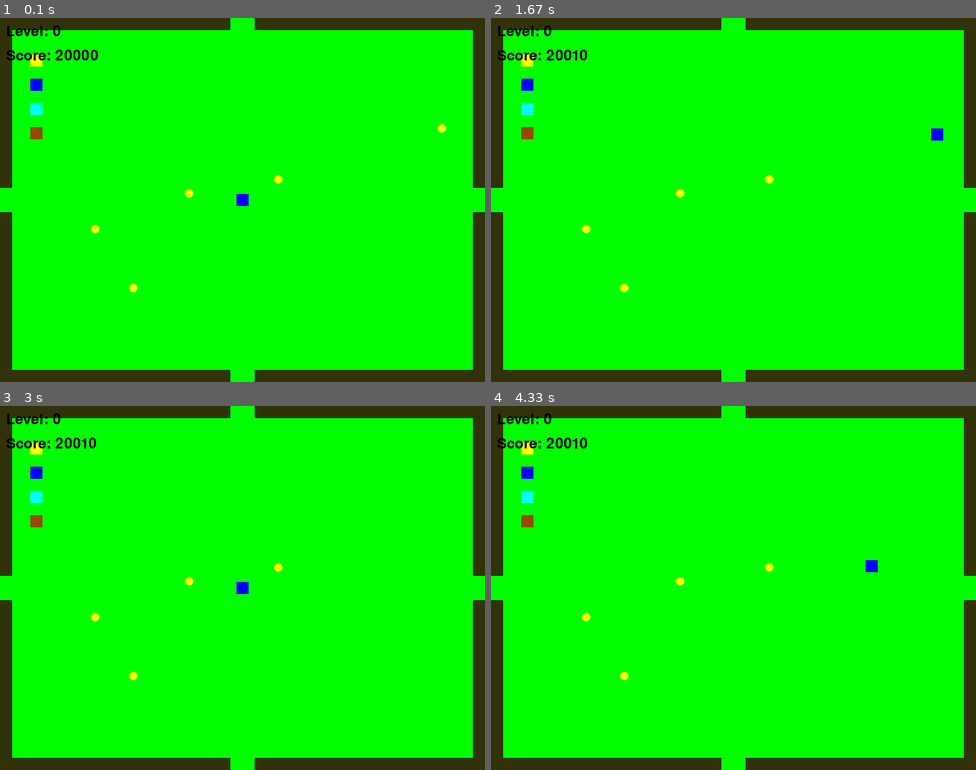
Above: before the commit, frames 1-4 (two rows, left to right).
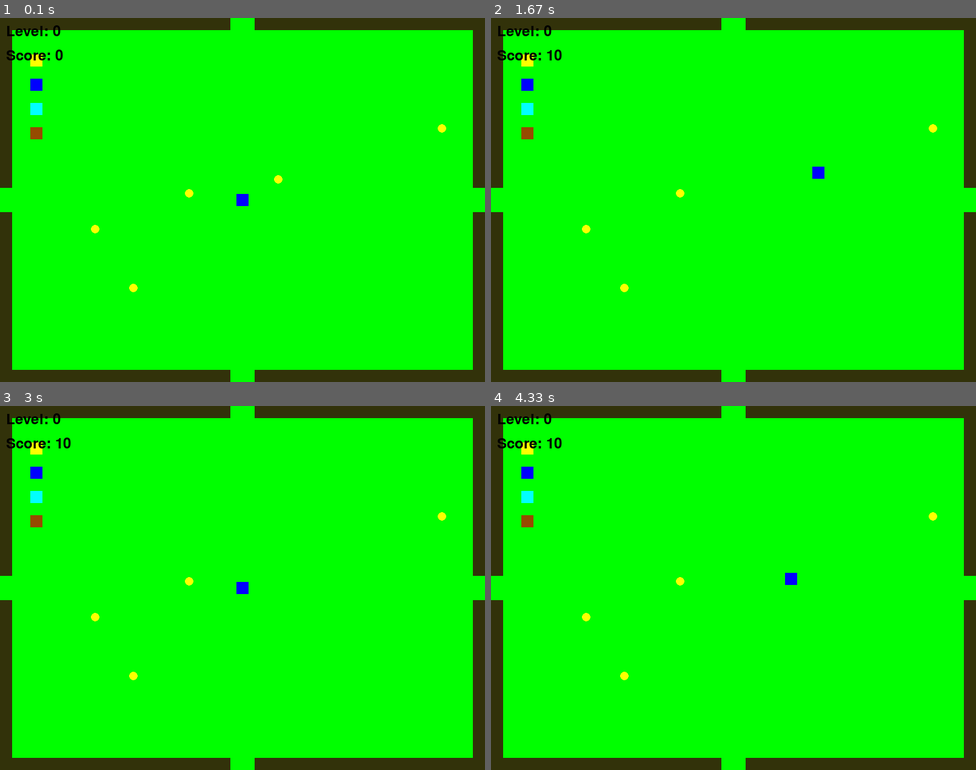
Above: after the commit, the same moments.

Repository: TrentChip38/MazeGame
Game: pygame game, started from pygameMaze7.py
Same seed, same stepped clock (60 frames per second), same inputs: the game is played once before the commit and once after it.
Inputs:
- Up to frame 1 (0.1 s): no input
- Up to frame 2 (1.67 s): hold Right 0.33-0.8 s; hold Up 0.83-1.13 s; hold Right 1.17-1.63 s
- Up to frame 3 (3 s): hold Left 1.67-2.2 s; hold Down 2.23-2.53 s; hold Left 2.57-2.97 s
- Up to frame 4 (4.33 s): hold Up 3-3.37 s; hold Right 3.4-4.03 s; hold Down from 4.07 s (still down)

The runs differ from the first frame. In frame 1, 0.2% of the frame differs, in the area x 11-21%, y 8-12%; in frame 2, 0.4%; in frame 3, 0.2%; in frame 4, 0.4%, in the area x 11-92%, y 8-50%.

Commit message:
Kyle added a level

Diff:
--- a/Level.py
+++ b/Level.py
@@ -239,7 +239,21 @@
     (660, 180, 80, 20),(180, 180, 20, 100),(440, 400, 40, 20),(140, 180, 40, 20),(180, 20, 20, 20),(180, 80, 20, 60),
     },
     222:{
-
+    (0, 0, 380, 20),(420, 0, 380, 20),(780, 0, 20, 280),(780, 320, 20, 280),(0, 580, 380, 20),(420, 580, 380, 20),
+    (0, 0, 20, 280),(0, 320, 20, 280),(380, 0, 40, 20),(780, 280, 20, 40),(380, 580, 40, 20),(0, 280, 20, 40),
+    (60, 60, 20, 480),(120, 60, 200, 0),(120, 60, 60, 0),(120, 60, 260, 20),(380, 60, 80, 0),(380, 60, 300, 0),
+    (720, 60, 20, 480),(380, 60, 300, 20),(140, 520, 0, 0),(120, 520, 560, 20),(120, 80, 0, 80),(120, 80, 80, 80),
+    (600, 80, 80, 80),(120, 440, 80, 80),(600, 440, 80, 80),(140, 360, 0, 0),(120, 200, 20, 200),(680, 220, 0, 180),
+    (660, 200, 20, 200),(180, 160, 0, 0),(180, 160, 20, 120),(180, 320, 20, 120),(600, 160, 0, 40),(600, 160, 20, 140),
+    (600, 340, 20, 100),(240, 340, 140, 140),(420, 120, 140, 140),(240, 140, 0, 200),(240, 120, 20, 220),(240, 120, 180, 0),
+    (260, 120, 100, 0),(260, 120, 160, 20),(420, 360, 0, 120),(440, 460, 100, 0),(440, 460, 120, 0),(500, 460, 60, 0),
+    (440, 460, 120, 20),(260, 180, 60, 0),(260, 180, 80, 0),(320, 140, 20, 40),(260, 220, 40, 0),(260, 220, 40, 0),
+    (260, 220, 40, 0),(260, 220, 40, 0),(260, 220, 40, 0),(280, 260, 40, 0),(260, 300, 40, 0),(260, 300, 40, 0),
+    (300, 280, 0, 0),(300, 280, 0, 0),(360, 280, 0, 60),(440, 320, 0, 0),(440, 320, 0, 0),(440, 300, 20, 120),
+    (520, 260, 40, 200),(400, 280, 0, 60),(400, 220, 0, 0),(380, 300, 60, 20),(480, 340, 0, 0),(290, 300, 0, 0),
+    (260, 240, 30, 20),(290, 180, 50, 20),(460, 410, 30, 0),(460, 410, 30, 10),(490, 370, 30, 10),(460, 330, 30, 0),
+    (460, 330, 30, 0),(460, 330, 20, 0),(470, 330, 20, 0),(460, 330, 30, 10),(490, 290, 30, 10),(310, 300, 0, 10),
+    (290, 300, 30, 0),(290, 290, 30, 20),(320, 200, 20, 110),(370, 180, 20, 160),(410, 230, 0, 0),(470, 240, 0, 0),
     },
     223:{
         (0, 0, 380, 20),(420, 0, 380, 20),(780, 0, 20, 280),(780, 320, 20, 280),(0, 580, 380, 20),(420, 580, 380, 20),
--- a/MazeDesignByGPT.py
+++ b/MazeDesignByGPT.py
@@ -22,7 +22,7 @@
 RED = (255, 0, 0)
 
 # Grid size
-GRID_SIZE = 20
+GRID_SIZE = 10
 # # Outer walls
 #     (0, 0, 380, 20), (420, 0, 380, 20), (780, 0, 20, 280), (780, 320, 20, 280),
 #         (0, 580, 380, 20), (420, 580, 380, 20), (0, 0, 20, 280), (0, 320, 20, 280),
@@ -34,7 +34,7 @@
         (380, 0, 40, 20),(780, 280, 20, 40), (380, 580, 40, 20),(0, 280, 20, 40),
 ]
 walls1 = []# Can use this with premade stuff
-#walls = maze_layout.walls #use this if you want to use previouse layout still in the file
+walls = maze_layout.walls #use this if you want to use previouse layout still in the file
 dragging = False
 resizing = False
 current_rect = None
--- a/maze_layout.py
+++ b/maze_layout.py
@@ -1,13 +1,18 @@
 walls = [
 (0, 0, 380, 20),(420, 0, 380, 20),(780, 0, 20, 280),(780, 320, 20, 280),(0, 580, 380, 20),(420, 580, 380, 20),
 (0, 0, 20, 280),(0, 320, 20, 280),(380, 0, 40, 20),(780, 280, 20, 40),(380, 580, 40, 20),(0, 280, 20, 40),
-(60, 60, 20, 220),(180, 60, 20, 220),(60, 520, 180, 20),(60, 360, 180, 0),(60, 340, 180, 20),(300, 60, 20, 220),
-(360, 60, 20, 220),(420, 80, 140, 0),(420, 60, 140, 20),(600, 60, 140, 20),(420, 120, 80, 20),(560, 120, 120, 20),
-(720, 120, 60, 20),(420, 200, 180, 0),(420, 200, 180, 0),(420, 200, 160, 0),(420, 180, 200, 20),(660, 180, 120, 20),
-(420, 240, 160, 20),(620, 240, 120, 20),(280, 340, 120, 20),(280, 400, 120, 20),(180, 460, 140, 20),(360, 460, 40, 20),
-(280, 520, 80, 20),(20, 460, 120, 20),(120, 400, 120, 20),(20, 400, 40, 20),(320, 160, 40, 20),(260, 60, 40, 20),
-(200, 260, 40, 20),(240, 160, 20, 120),(240, 60, 20, 40),(120, 120, 0, 0),(120, 60, 20, 100),(120, 200, 20, 80),
-(440, 300, 20, 60),(440, 400, 20, 100),(440, 540, 20, 40),(500, 300, 20, 140),(500, 520, 20, 60),(560, 300, 20, 60),
-(560, 420, 20, 160),(580, 480, 40, 20),(620, 300, 20, 60),(620, 400, 20, 140),(700, 320, 20, 40),(640, 300, 80, 20),
-(700, 400, 20, 80),(640, 460, 60, 20),(680, 520, 20, 60),(140, 140, 40, 20),(120, 320, 20, 40),
+(60, 60, 20, 480),(120, 60, 200, 0),(120, 60, 60, 0),(120, 60, 260, 20),(380, 60, 80, 0),(380, 60, 300, 0),
+(720, 60, 20, 480),(380, 60, 300, 20),(140, 520, 0, 0),(120, 520, 560, 20),(120, 80, 0, 80),(120, 80, 80, 80),
+(600, 80, 80, 80),(120, 440, 80, 80),(600, 440, 80, 80),(140, 360, 0, 0),(120, 200, 20, 200),(680, 220, 0, 180),
+(660, 200, 20, 200),(180, 160, 0, 0),(180, 160, 20, 120),(180, 320, 20, 120),(600, 160, 0, 40),(600, 160, 20, 140),
+(600, 340, 20, 100),(240, 340, 140, 140),(420, 120, 140, 140),(240, 140, 0, 200),(240, 120, 20, 220),(240, 120, 180, 0),
+(260, 120, 100, 0),(260, 120, 160, 20),(420, 360, 0, 120),(440, 460, 100, 0),(440, 460, 120, 0),(500, 460, 60, 0),
+(440, 460, 120, 20),(260, 180, 60, 0),(260, 180, 80, 0),(320, 140, 20, 40),(260, 220, 40, 0),(260, 220, 40, 0),
+(260, 220, 40, 0),(260, 220, 40, 0),(260, 220, 40, 0),(280, 260, 40, 0),(260, 300, 40, 0),(260, 300, 40, 0),
+(300, 280, 0, 0),(300, 280, 0, 0),(360, 280, 0, 60),(440, 320, 0, 0),(440, 320, 0, 0),(440, 300, 20, 120),
+(520, 260, 40, 200),(400, 280, 0, 60),(400, 220, 0, 0),(380, 300, 60, 20),(480, 340, 0, 0),(290, 300, 0, 0),
+(260, 240, 30, 20),(290, 180, 50, 20),(460, 410, 30, 0),(460, 410, 30, 10),(490, 370, 30, 10),(460, 330, 30, 0),
+(460, 330, 30, 0),(460, 330, 20, 0),(470, 330, 20, 0),(460, 330, 30, 10),(490, 290, 30, 10),(310, 300, 0, 10),
+(290, 300, 30, 0),(290, 290, 30, 20),(320, 200, 20, 110),(370, 180, 20, 160),(410, 230, 0, 0),(470, 240, 0, 0),
+
 ]
--- a/pygameMaze7.py
+++ b/pygameMaze7.py
@@ -15,14 +15,14 @@
 
 # Player settings
 player_size = 20
-default_player_speed = 12#5
+default_player_speed = 5
 player_speed = default_player_speed
 
 speed_boost_toggle = 1#0
 dev_cost_divider = 1
 # Timer and Score
 timer = 60  # 60 seconds per level (unused)
-score = 20000#0
+score = 0
 
 #Power ups
 player_power = []
@@ -35,7 +35,7 @@
 default_enemy_amount = 4
 
 # Visibility settings
-Darkness_on = False#True
+Darkness_on = True
 vis_radius = 2
 vis_y_left = vis_radius - 1
 vis_y_right = vis_radius + 1
